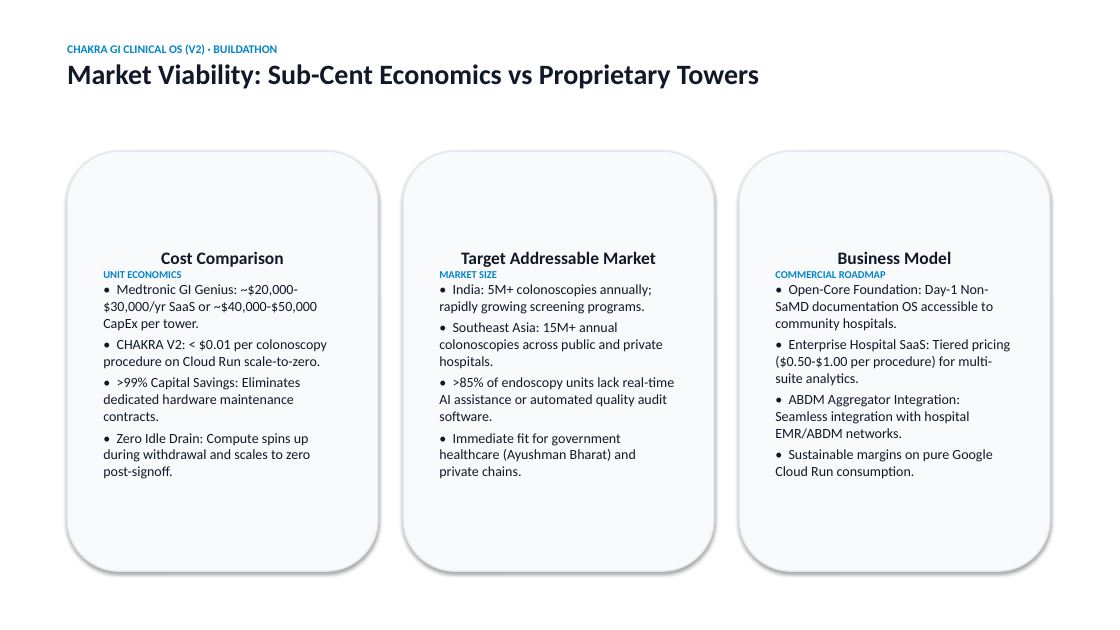
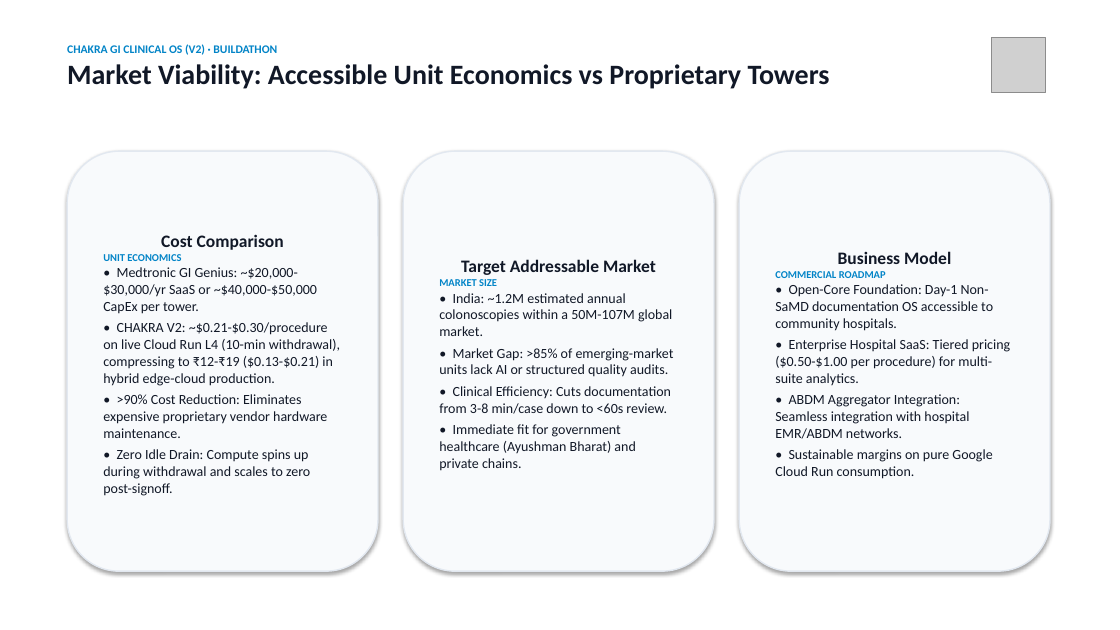
Before and after one commit to Gokzz-glitch/chakra-os, a slide deck: slide 8 of submission_assets/CHAKRA_Buildathon_Final.pptx. Drawn at 1120x630 pixels with LibreOffice and Linux fonts; fonts in the diff are those of the drawing; grey boxes stand for pictures. Boxes give left, top, right and bottom in pixels: in the first picture for what was removed or moved away, otherwise in the second. Text is boxed around its words. In the diff, an @@ line names an element or a change of style, - is before the commit and + after.

Commit message:
UI de-vibecoding, security hardening, factual metrics update, and pre-launch verification (revision chakra-os-00012-jaj)

```diff
--- a/submission_assets/CHAKRA_Buildathon_Final.pptx
+++ b/submission_assets/CHAKRA_Buildathon_Final.pptx
@@ picture added at (991, 38, 1046, 92) @@
@@ text at (67, 64, 830, 89): text changed @@
-Market Viability: Sub-Cent Economics vs Proprietary Towers
+Market Viability: Accessible Unit Economics vs Proprietary Towers
@@ text in rounded rectangle at (439, 293, 674, 414): text changed @@
-• India: 5M+ colonoscopies annually; rapidly growing screening programs.
-• Southeast Asia: 15M+ annual colonoscopies across public and private hospitals.
-• >85% of endoscopy units lack real-time AI assistance or automated quality audit software.
+• India: ~1.2M estimated annual colonoscopies within a 50M-107M global market.
+• Market Gap: >85% of emerging-market units lack AI or structured quality audits.
+• Clinical Efficiency: Cuts documentation from 3-8 min/case down to <60s review.
@@ text in rounded rectangle at (103, 322, 340, 438): text changed @@
-• CHAKRA V2: < $0.01 per colonoscopy procedure on Cloud Run scale-to-zero.
-• >99% Capital Savings: Eliminates dedicated hardware maintenance contracts.
+• CHAKRA V2: ~$0.21-$0.30/procedure on live Cloud Run L4 (10-min withdrawal), compressing to ₹12-₹19 ($0.13-$0.21) in hybrid edge-cloud production.
+• >90% Cost Reduction: Eliminates expensive proprietary vendor hardware maintenance.
```
Also in this commit, not shown: 9 other slides changed, 52 other files.
